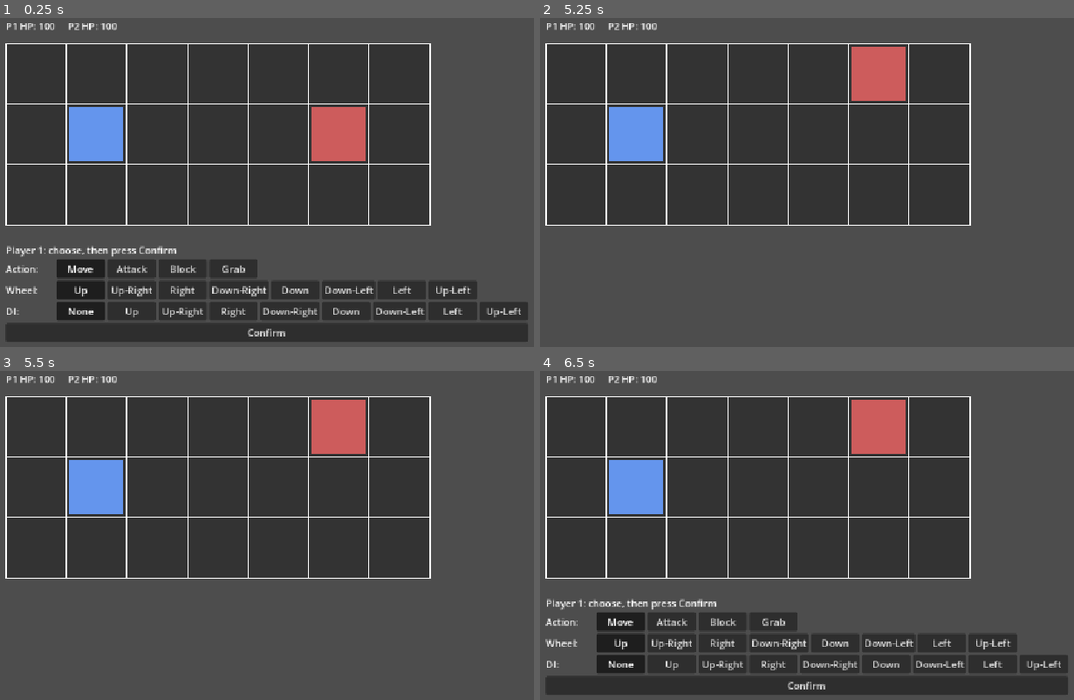
Above: before the commit, frames 1-4 (two rows, left to right).
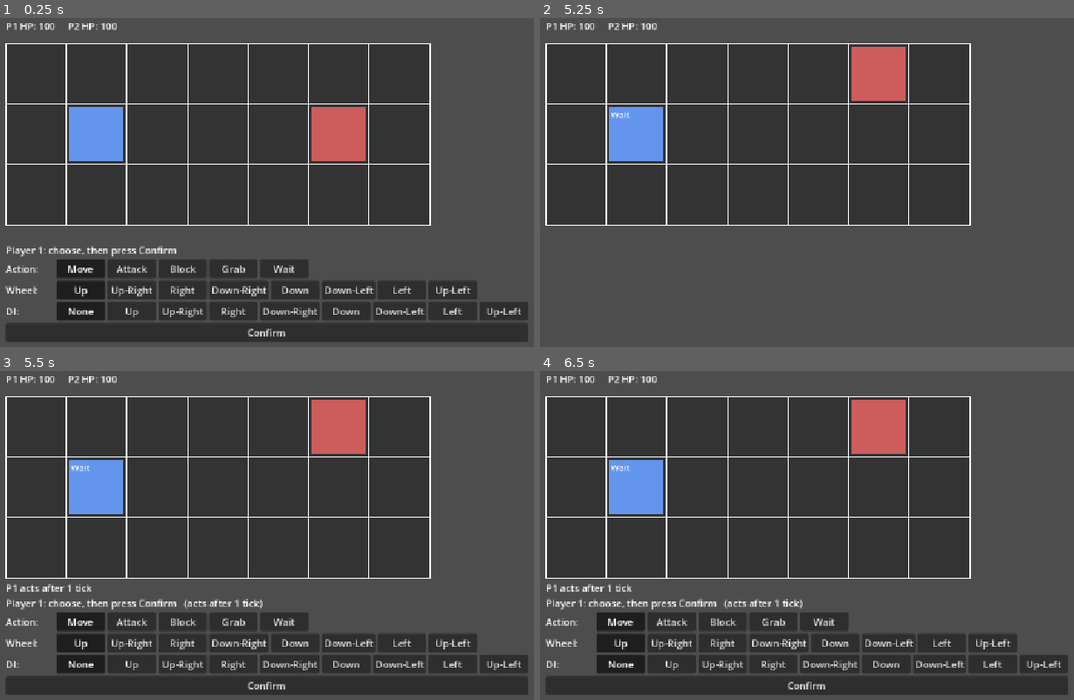
Above: after the commit, the same moments.

Repository: chunaa44/StrategyFighter
Game: Godot game, scene res://scenes/main.tscn
The game is run twice, just before and just after one commit, with the same random seed, the same clock (stepped at 60 frames per second) and the same inputs. Before the commit the project starts from res://main.tscn.
Inputs (mouse positions are in pixels of both pictures, inside the frame that each line leads up to):
- Up to frame 1 (0.25 s): no input
- Up to frame 2 (5.25 s): click "Move" at 0.5 s; click "Attack" at 1.25 s; click "Block" at 2 s; click "Grab" at 2.75 s; click (823, 268) at 3.5 s, where only the run after the commit has a clickable "Wait"; click "Confirm" at 4.25 s; click "Confirm" at 5 s
- Up to frame 3 (5.5 s): no input
- Up to frame 4 (6.5 s): click (620, 644) at 5.75 s, where only the run after the commit has a clickable "Up"

The runs differ from the first frame. In frame 1, 0.4% of the frame differs, in the area x 48-58%, y 73-79%; in frame 2, less than 0.1%; in frame 3, 16%, in the area x 0-99%, y 28-99%; in frame 4, 0.8%.

Commit message:
Add persistent tick-based combat flow.

Diff:
--- a/fighter.gd
+++ /dev/null
@@ -1,52 +0,0 @@
-extends Node2D
-
-var hp = 100
-var grid_position = Vector2i(0, 1)
-var facing = 1
-var hitstun_ticks = 0
-var stunned = false
-var current_action = "none"
-var action_tick = 0
-var aim = Vector2i(0, 0)
-var di = Vector2i(0, 0)
-var queued_pick = {}
-
-
-func set_color(new_color):
-	$ColorRect.color = new_color
-
-
-func start_tick():
-	if hitstun_ticks > 0:
-		stunned = true
-		hitstun_ticks -= 1
-	else:
-		stunned = false
-
-
-func is_free():
-	return current_action == "none" and not stunned
-
-
-func start_action(pick):
-	current_action = pick["action"]
-	action_tick = 0
-	aim = Actions.direction_from_name(pick["wheel"])
-
-
-func clear_action():
-	current_action = "none"
-	action_tick = 0
-
-
-func in_active_frames():
-	if current_action == "none":
-		return false
-	var data = Actions.DATA[current_action]
-	var first = data["startup"]
-	var last = data["startup"] + data["active"] - 1
-	return action_tick >= first and action_tick <= last
-
-
-func is_guarding():
-	return current_action == "Block" and in_active_frames()
--- a/fighter.tscn
+++ /dev/null
@@ -1,12 +0,0 @@
-[gd_scene format=3 uid="uid://dqaggljigyr2e"]
-
-[ext_resource type="Script" uid="uid://dmyvwwnshmuyp" path="res://fighter.gd" id="1_efvb3"]
-
-[node name="Fighter" type="Node2D" unique_id=237043879]
-script = ExtResource("1_efvb3")
-
-[node name="ColorRect" type="ColorRect" parent="." unique_id=1849655131]
-offset_left = 5.0
-offset_top = 5.0
-offset_right = 95.0
-offset_bottom = 95.0
--- a/main.tscn
+++ /dev/null
@@ -1,19 +0,0 @@
-[gd_scene format=3 uid="uid://cchya1d8rbmev"]
-
-[ext_resource type="Script" uid="uid://bqthpgbln05s3" path="res://main.gd" id="1_0xm2m"]
-[ext_resource type="PackedScene" uid="uid://dqaggljigyr2e" path="res://fighter.tscn" id="1_ig7tw"]
-[ext_resource type="Script" uid="uid://bwq6ih3yot0c3" path="res://pick_screen.gd" id="3_h2yge"]
-
-[node name="Main" type="Node2D" unique_id=1245673489]
-script = ExtResource("1_0xm2m")
-
-[node name="Fighter1" parent="." unique_id=237043879 instance=ExtResource("1_ig7tw")]
-
-[node name="Fighter2" parent="." unique_id=637751484 instance=ExtResource("1_ig7tw")]
-
-[node name="PickScreen" type="Control" parent="." unique_id=1977171628]
-layout_mode = 3
-anchors_preset = 0
-offset_right = 40.0
-offset_bottom = 40.0
-script = ExtResource("3_h2yge")
--- /dev/null
+++ b/scenes/fighter.tscn
@@ -0,0 +1,19 @@
+[gd_scene format=3 uid="uid://dqaggljigyr2e"]
+
+[ext_resource type="Script" uid="uid://dmyvwwnshmuyp" path="res://scripts/fighter.gd" id="1_efvb3"]
+
+[node name="Fighter" type="Node2D" unique_id=237043879]
+script = ExtResource("1_efvb3")
+
+[node name="ColorRect" type="ColorRect" parent="." unique_id=1849655131]
+offset_left = 5.0
+offset_top = 5.0
+offset_right = 95.0
+offset_bottom = 95.0
+
+[node name="StatusLabel" type="Label" parent="." unique_id=559029034]
+offset_left = 8.0
+offset_top = 8.0
+offset_right = 48.0
+offset_bottom = 31.0
+theme_override_font_sizes/font_size = 14
--- /dev/null
+++ b/scenes/main.tscn
@@ -0,0 +1,39 @@
+[gd_scene format=3 uid="uid://cchya1d8rbmev"]
+
+[ext_resource type="Script" uid="uid://bqthpgbln05s3" path="res://scripts/main.gd" id="1_sugp2"]
+[ext_resource type="PackedScene" uid="uid://dqaggljigyr2e" path="res://scenes/fighter.tscn" id="2_jyhfs"]
+[ext_resource type="Script" uid="uid://bwq6ih3yot0c3" path="res://scripts/pick_screen.gd" id="3_tbgi4"]
+
+[node name="Main" type="Node2D" unique_id=1245673489]
+script = ExtResource("1_sugp2")
+
+[node name="Fighter1" parent="." unique_id=237043879 instance=ExtResource("2_jyhfs")]
+
+[node name="Fighter2" parent="." unique_id=637751484 instance=ExtResource("2_jyhfs")]
+
+[node name="PickScreen" type="Control" parent="." unique_id=1977171628]
+layout_mode = 3
+anchors_preset = 0
+offset_right = 40.0
+offset_bottom = 40.0
+script = ExtResource("3_tbgi4")
+
+[node name="HpLabel" type="Label" parent="." unique_id=1225833372]
+offset_left = 100.0
+offset_top = 10.0
+offset_right = 140.0
+offset_bottom = 33.0
+
+[node name="MessageLabel" type="Label" parent="." unique_id=1331272664]
+offset_left = 100.0
+offset_top = 355.0
+offset_right = 140.0
+offset_bottom = 378.0
+
+[node name="RestartButton" type="Button" parent="." unique_id=995860708]
+visible = false
+offset_left = 100.0
+offset_top = 395.0
+offset_right = 108.0
+offset_bottom = 403.0
+text = "Play again"
--- a/actions.gd
+++ b/scripts/actions.gd
@@ -15,11 +15,14 @@
 
 # range is in tiles, damage in hp, everything else in ticks
 # total length of an action = startup + active + recovery
+# a turn lasts 4 ticks, so an action longer than that spills into the next turn
+# hit advantage = hitstun - recovery: positive means the attacker is free first
 const DATA = {
 	"Move": {"damage": 0, "hitstun": 0, "knockback": 0, "range": 1, "startup": 0, "active": 1, "recovery": 0},
-	"Attack": {"damage": 10, "hitstun": 2, "knockback": 1, "range": 2, "startup": 1, "active": 1, "recovery": 2},
+	"Attack": {"damage": 25, "hitstun": 4, "knockback": 1, "range": 2, "startup": 1, "active": 1, "recovery": 3},
 	"Block": {"damage": 0, "hitstun": 0, "knockback": 0, "range": 0, "startup": 0, "active": 3, "recovery": 1},
-	"Grab": {"damage": 15, "hitstun": 3, "knockback": 1, "range": 1, "startup": 2, "active": 1, "recovery": 2},
+	"Grab": {"damage": 35, "hitstun": 4, "knockback": 1, "range": 1, "startup": 2, "active": 1, "recovery": 3},
+	"Wait": {"damage": 0, "hitstun": 0, "knockback": 0, "range": 0, "startup": 0, "active": 1, "recovery": 1},
 }
 
 
--- /dev/null
+++ b/scripts/fighter.gd
@@ -0,0 +1,94 @@
+extends Node2D
+
+const START_HP = 100
+
+var hp = START_HP
+var grid_position = Vector2i(0, 1)
+var facing = 1
+var hitstun_ticks = 0
+var stunned = false
+var current_action = "none"
+var action_tick = 0
+var aim = Vector2i(0, 0)
+var di = Vector2i(0, 0)
+var queued_pick = {}
+
+@onready var status_label = $StatusLabel
+
+
+func set_color(new_color):
+	$ColorRect.color = new_color
+
+
+func reset(start_tile, start_facing):
+	hp = START_HP
+	grid_position = start_tile
+	facing = start_facing
+	hitstun_ticks = 0
+	stunned = false
+	aim = Vector2i(0, 0)
+	di = Vector2i(0, 0)
+	queued_pick = {}
+	clear_action()
+	update_label()
+
+
+# ticks into the next turn before this fighter can start a new action
+func ticks_until_free():
+	var action_wait = 0
+	if current_action != "none":
+		action_wait = Actions.total_ticks(current_action) - action_tick
+	return maxi(action_wait, hitstun_ticks)
+
+
+# true when the fighter will be able to start an action on the next tick
+func can_act_next_tick():
+	return current_action == "none" and hitstun_ticks == 0
+
+
+func start_tick():
+	if hitstun_ticks > 0:
+		stunned = true
+		hitstun_ticks -= 1
+	else:
+		stunned = false
+
+
+func is_free():
+	return current_action == "none" and not stunned
+
+
+func start_action(pick):
+	current_action = pick["action"]
+	action_tick = 0
+	aim = Actions.direction_from_name(pick["wheel"])
+
+
+func clear_action():
+	current_action = "none"
+	action_tick = 0
+
+
+func in_active_frames():
+	if current_action == "none":
+		return false
+	var data = Actions.DATA[current_action]
+	var first = data["startup"]
+	var last = data["startup"] + data["active"] - 1
+	return action_tick >= first and action_tick <= last
+
+
+func is_guarding():
+	return current_action == "Block" and in_active_frames()
+
+
+func update_label():
+	if stunned or hitstun_ticks > 0:
+		status_label.text = "Stunned"
+	elif current_action == "Wait":
+		status_label.text = "Wait"
+	elif current_action != "none":
+		var direction_name = Actions.DIRECTION_NAMES[Actions.direction_index(aim)]
+		status_label.text = current_action + "\n" + direction_name
+	else:
+		status_label.text = ""
--- a/main.gd
+++ b/scripts/main.gd
@@ -4,37 +4,45 @@
 const BOARD_HEIGHT = 3
 const TILE_SIZE = 100
 const BOARD_OFFSET = Vector2(100, 50)
-const TICKS_PER_TURN = 4
 const TICK_DELAY = 0.25
+const MAX_EVENTS = 4
+const START_TILE_1 = Vector2i(1, 1)
+const START_TILE_2 = Vector2i(5, 1)
 
 @onready var fighter1 = $Fighter1
 @onready var fighter2 = $Fighter2
-
-var hp_label
-var message_label
+@onready var hp_label = $HpLabel
+@onready var message_label = $MessageLabel
+@onready var restart_button = $RestartButton
+
+var event_log = PackedStringArray()
+var wait_text = ""
 
 
 func _ready():
-	fighter1.grid_position = Vector2i(1, 1)
-	fighter1.facing = 1
 	fighter1.set_color(Color.CORNFLOWER_BLUE)
-
-	fighter2.grid_position = Vector2i(5, 1)
-	fighter2.facing = -1
 	fighter2.set_color(Color.INDIAN_RED)
 
-	hp_label = Label.new()
-	hp_label.position = Vector2(100, 10)
-	add_child(hp_label)
-
-	message_label = Label.new()
-	message_label.position = Vector2(100, 380)
-	add_child(message_label)
-
-	update_fighter_positions()
-	update_hp_label()
-
+	restart_button.pressed.connect(on_restart_pressed)
 	$PickScreen.both_picked.connect(on_both_picked)
+
+	reset_match()
+	ask_for_picks()
+
+
+func reset_match():
+	fighter1.reset(START_TILE_1, 1)
+	fighter2.reset(START_TILE_2, -1)
+	event_log.clear()
+	wait_text = ""
+	update_message()
+	restart_button.visible = false
+	refresh_view()
+
+
+func on_restart_pressed():
+	reset_match()
+	ask_for_picks()
 
 
 func is_inside_board(tile):
@@ -60,8 +68,53 @@
 	fighter2.position = tile_to_pixel(fighter2.grid_position)
 
 
+func refresh_view():
+	update_fighter_positions()
+	update_hp_label()
+	fighter1.update_label()
+	fighter2.update_label()
+
+
 func update_hp_label():
 	hp_label.text = "P1 HP: " + str(fighter1.hp) + "     P2 HP: " + str(fighter2.hp)
+
+
+func add_event(text):
+	event_log.append(text)
+	if event_log.size() > MAX_EVENTS:
+		event_log.remove_at(0)
+	update_message()
+
+
+func update_message():
+	var text = " | ".join(event_log)
+	if wait_text != "":
+		if text != "":
+			text += "   ||   "
+		text += wait_text
+	message_label.text = text
+
+
+func wait_note(fighter):
+	var wait = fighter.ticks_until_free()
+	if wait == 0:
+		return ""
+	if wait == 1:
+		return "acts after 1 tick"
+	return "acts after " + str(wait) + " ticks"
+
+
+func update_wait_text():
+	wait_text = ""
+	var note1 = wait_note(fighter1)
+	var note2 = wait_note(fighter2)
+	if note1 != "":
+		wait_text = "P1 " + note1
+	if note2 != "":
+		if wait_text != "":
+			wait_text += "   |   "
+		wait_text += "P2 " + note2
+	update_message()
 
 
 func _draw():
@@ -73,35 +126,59 @@
 			draw_rect(tile_rect, Color.WHITE, false, 2.0)
 
 
+# a fighter that already has a pick waiting is not asked again
+func ask_for_picks():
+	var need1 = fighter1.queued_pick.is_empty()
+	var need2 = fighter2.queued_pick.is_empty()
+	$PickScreen.begin_picks(need1, need2, wait_note(fighter1), wait_note(fighter2))
+
+
+# a decision is needed as soon as someone can act and has nothing queued
+func needs_decision():
+	if fighter1.queued_pick.is_empty() and fighter1.can_act_next_tick():
+		return true
+	if fighter2.queued_pick.is_empty() and fighter2.can_act_next_tick():
+		return true
+	return false
+
+
 func on_both_picked(pick1, pick2):
-	run_turn(pick1, pick2)
-
-
-func run_turn(pick1, pick2):
-	$PickScreen.visible = false
-	message_label.text = ""
-
-	fighter1.queued_pick = pick1
-	fighter2.queued_pick = pick2
-	fighter1.di = Actions.direction_from_name(pick1["di"])
-	fighter2.di = Actions.direction_from_name(pick2["di"])
-
-	for tick in range(TICKS_PER_TURN):
+	if not pick1.is_empty():
+		fighter1.queued_pick = pick1
+		fighter1.di = Actions.direction_from_name(pick1["di"])
+	if not pick2.is_empty():
+		fighter2.queued_pick = pick2
+		fighter2.di = Actions.direction_from_name(pick2["di"])
+
+	wait_text = ""
+	update_message()
+	run_until_decision()
+
+
+func run_until_decision():
+	while true:
 		resolve_tick()
-		update_fighter_positions()
-		update_hp_label()
+		refresh_view()
 		await get_tree().create_timer(TICK_DELAY).timeout
 		if fighter1.hp <= 0 or fighter2.hp <= 0:
 			break
+		if needs_decision():
+			break
 
 	if fighter1.hp <= 0 and fighter2.hp <= 0:
-		message_label.text = "Double KO"
+		end_match("Double KO")
 	elif fighter1.hp <= 0:
-		message_label.text = "P2 wins"
+		end_match("P2 wins")
 	elif fighter2.hp <= 0:
-		message_label.text = "P1 wins"
+		end_match("P1 wins")
 	else:
-		$PickScreen.visible = true
+		update_wait_text()
+		ask_for_picks()
+
+
+func end_match(text):
+	add_event(text)
+	restart_button.visible = true
 
 
 func resolve_tick():
@@ -216,6 +293,12 @@
 	victim.clear_action()
 
 
+func report_result(player_name, action_name, result):
+	if result == "none":
+		return
+	add_event(player_name + " " + action_name + " " + result)
+
+
 func resolve_hits():
 	# both results are worked out before anything changes so hits are simultaneous
 	var action1 = fighter1.current_action
@@ -226,9 +309,12 @@
 	# when an attack and a grab land on the same tick the attack wins
 	if result1 == "hit" and result2 == "hit":
 		if action1 == "Attack" and action2 == "Grab":
-			result2 = "none"
+			result2 = "beaten"
 		elif action1 == "Grab" and action2 == "Attack":
-			result1 = "none"
+			result1 = "beaten"
+
+	report_result("P1", action1, result1)
+	report_result("P2", action2, result2)
 
 	var target1 = fighter1.grid_position
 	var target2 = fighter2.grid_position
--- a/pick_screen.gd
+++ b/scripts/pick_screen.gd
@@ -5,6 +5,8 @@
 var current_player = 1
 var pick1 = {}
 var pick2 = {}
+var needs = [true, true]
+var notes = ["", ""]
 
 var action_group = ButtonGroup.new()
 var wheel_group = ButtonGroup.new()
@@ -23,7 +25,7 @@
 	title_label = Label.new()
 	box.add_child(title_label)
 
-	make_row(box, "Action:", ["Move", "Attack", "Block", "Grab"], action_group)
+	make_row(box, "Action:", ["Move", "Attack", "Block", "Grab", "Wait"], action_group)
 	make_row(box, "Wheel:", Actions.DIRECTION_NAMES, wheel_group)
 	make_row(box, "DI:", ["None"] + Actions.DIRECTION_NAMES, di_group)
 
@@ -31,8 +33,6 @@
 	confirm_button.text = "Confirm"
 	confirm_button.pressed.connect(on_confirm_pressed)
 	box.add_child(confirm_button)
-
-	start_player_turn(1)
 
 
 func make_row(parent, row_name, options, group):
@@ -59,10 +59,32 @@
 	di_group.get_buttons()[0].button_pressed = true
 
 
+# only the players who need to choose are asked, the others keep their queued pick
+func begin_picks(need1, need2, note1, note2):
+	needs = [need1, need2]
+	notes = [note1, note2]
+	pick1 = {}
+	pick2 = {}
+	visible = true
+	if need1:
+		start_player_turn(1)
+	else:
+		start_player_turn(2)
+
+
 func start_player_turn(player_number):
 	current_player = player_number
-	title_label.text = "Player " + str(player_number) + ": choose, then press Confirm"
+	var title = "Player " + str(player_number) + ": choose, then press Confirm"
+	var note = notes[player_number - 1]
+	if note != "":
+		title += "   (" + note + ")"
+	title_label.text = title
 	reset_selection()
+
+
+func finish_picks():
+	visible = false
+	both_picked.emit(pick1, pick2)
 
 
 func on_confirm_pressed():
@@ -73,8 +95,10 @@
 
 	if current_player == 1:
 		pick1 = pick
-		start_player_turn(2)
+		if needs[1]:
+			start_player_turn(2)
+		else:
+			finish_picks()
 	else:
 		pick2 = pick
-		both_picked.emit(pick1, pick2)
-		start_player_turn(1)
+		finish_picks()
Renamed: actions.gd.uid -> scripts/actions.gd.uid
Renamed: fighter.gd.uid -> scripts/fighter.gd.uid
Renamed: main.gd.uid -> scripts/main.gd.uid
Renamed: pick_screen.gd.uid -> scripts/pick_screen.gd.uid
